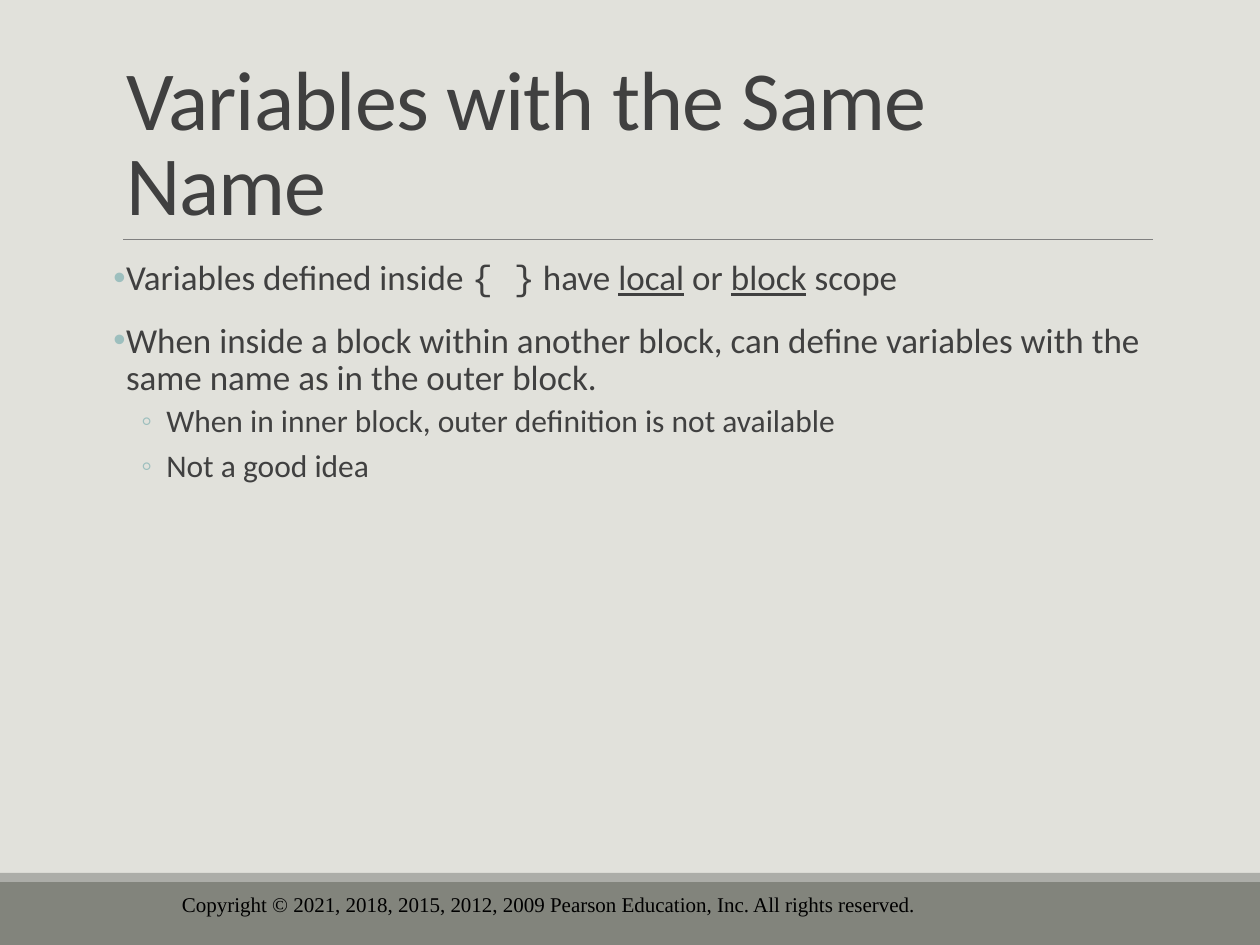
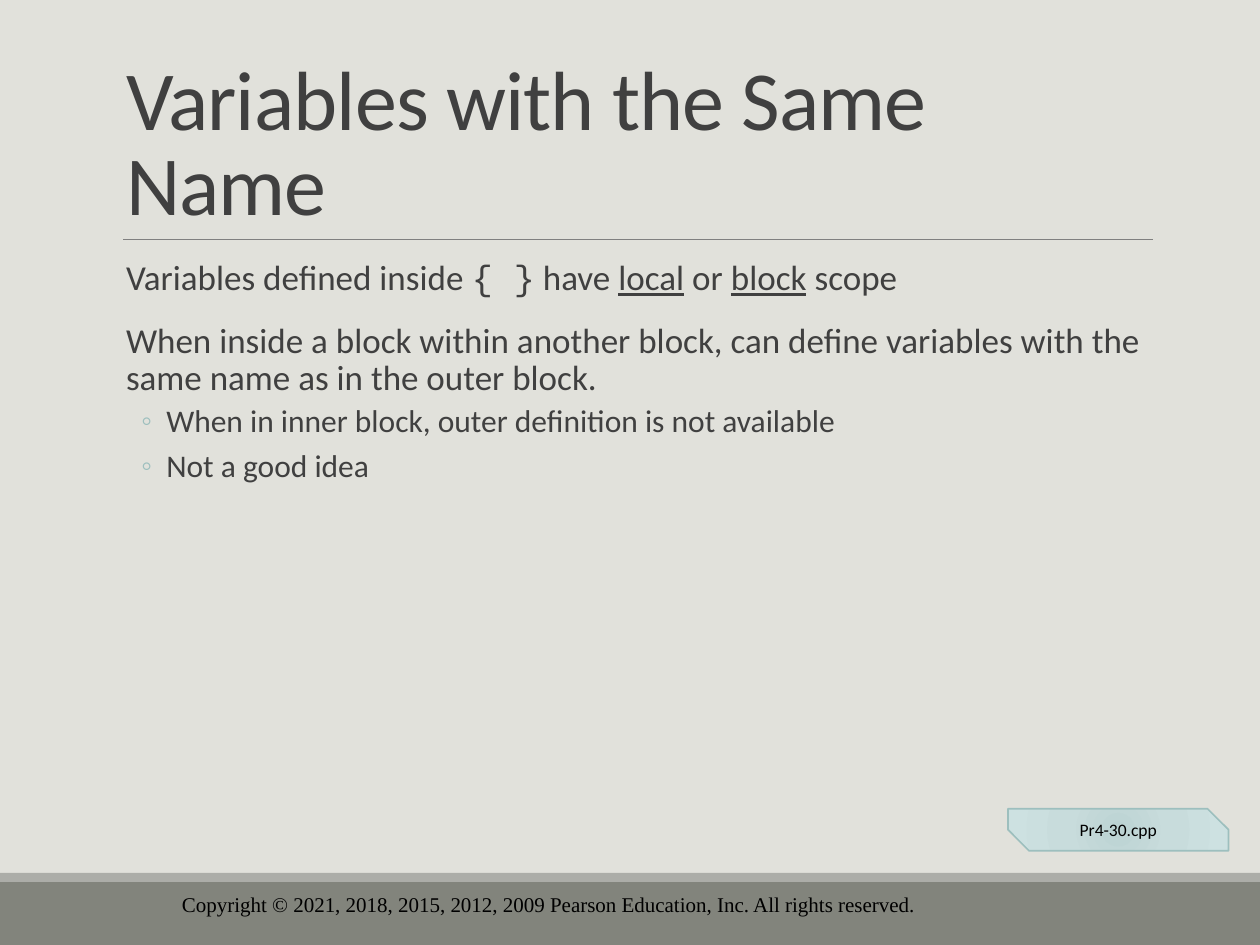
Before and after one commit to drolsonmi/eng1400, a slide deck: slide 72 of 1400_04_Making Decisions.pptx (slide 85 before the commit). Drawn at 1260x945 pixels with LibreOffice and Linux fonts; fonts in the diff are those of the drawing; background and template pictures are left out. Boxes give left, top, right and bottom in pixels: in the first picture for what was removed or moved away, otherwise in the second. Text is boxed around its words. In the diff, an @@ line names an element or a change of style, - is before the commit and + after.

```diff
--- a/1400_04_Making Decisions.pptx
+++ b/1400_04_Making Decisions.pptx
@@ text at (x1=126, y1=265, x2=1140, y2=390): bullet • to   @@
@@ snip diag rect added at (x1=1008, y1=809, x2=1228, y2=850), fill gradient #BDD3D2 to #C9DCDC to #CEE2E1, outline #9DBFBE 1 pt, 10 pt, text #000000 @@
+Pr4-30.cpp
```
Also in this commit, not shown: 35 other slides changed, 2 slides added, 16 slides removed, 4 other files.
